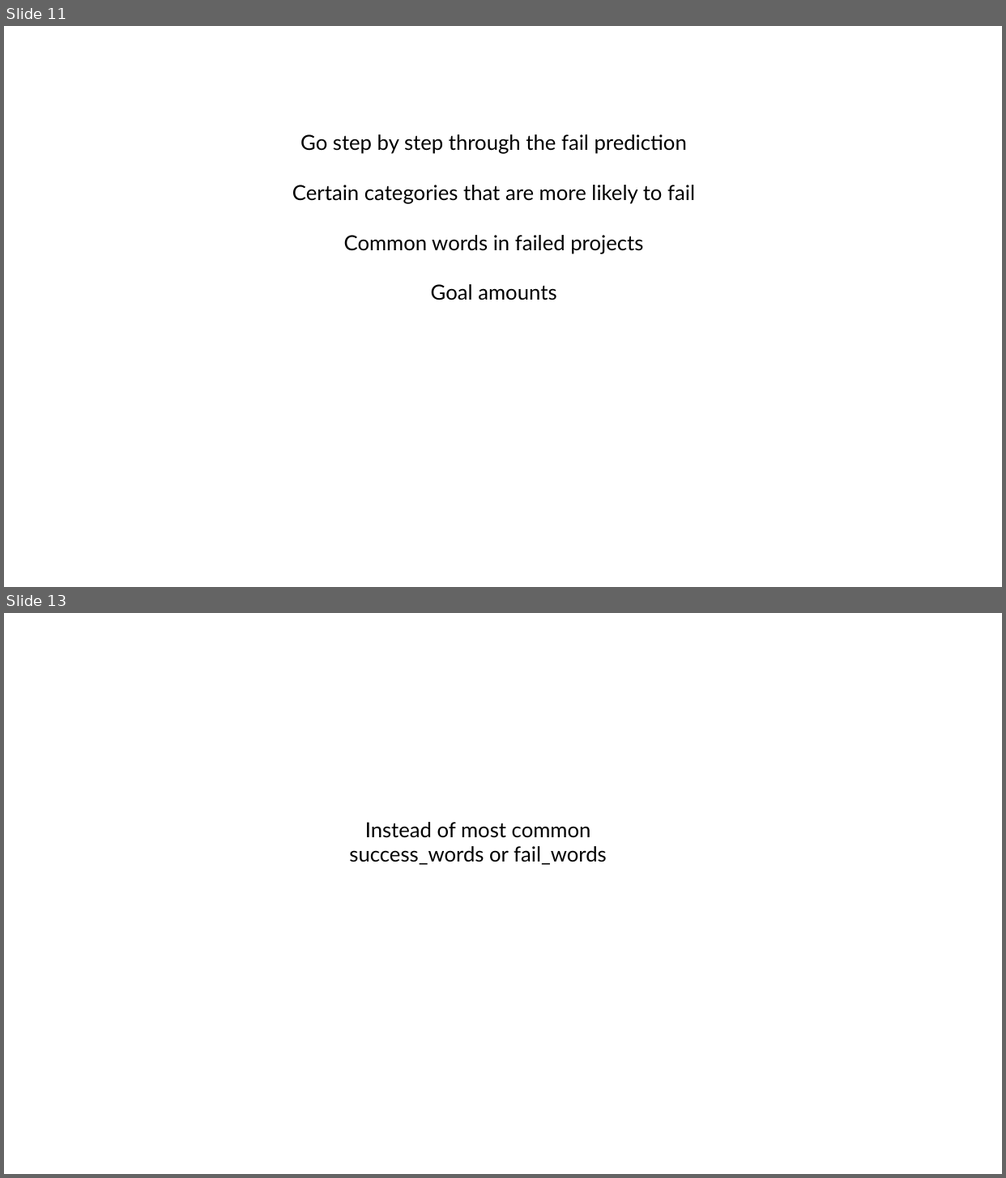
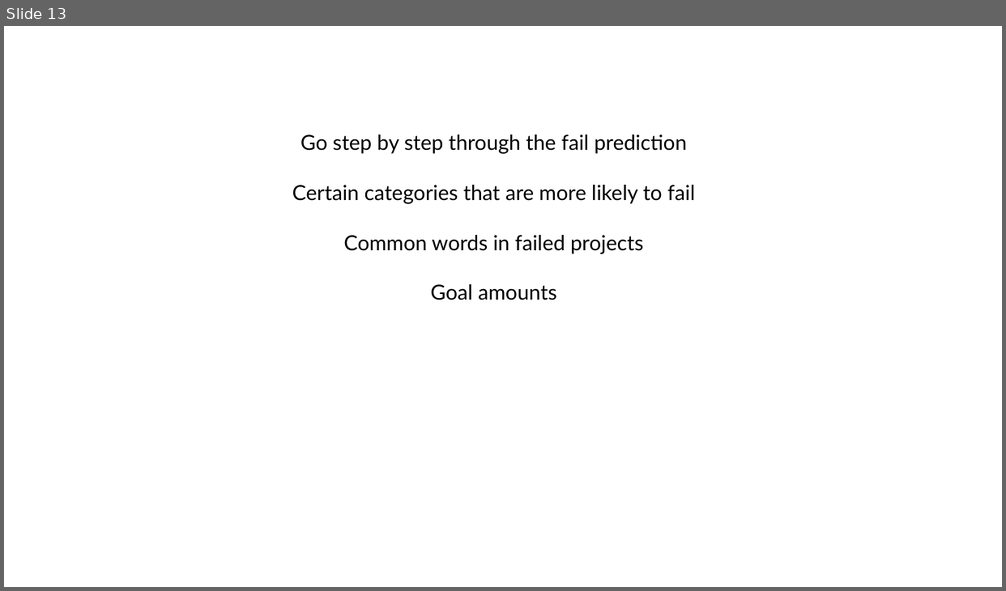
Before and after one commit to nicolerichter1989/kickstarter, a slide deck: kickstarter_presentation.pptx. Shown one above the other, each under a label of ours: slides 11 and 13 before the commit, slide 13 after it; the slides between them are not shown. The pictures are 1006x1178 and 1006x591 pixels, drawn with LibreOffice and Linux fonts; fonts in the diff are those of the drawing. Boxes give left, top, right and bottom in pixels: in the first picture for what was removed or moved away, otherwise in the second. Text is boxed around its words. In the diff, an @@ line names an element or a change of style, - is before the commit and + after.

```diff
--- a/kickstarter_presentation.pptx
+++ b/kickstarter_presentation.pptx
@@ slide 13 removed at (x1=4, y1=613, x2=1002, y2=1174), background #FFFFFF @@
@@ text removed at (x1=349, y1=822, x2=607, y2=865) @@
-Instead of most common success_words or fail_words
@@ what was slide 11 is now slide 13 @@
```
Also in this commit, not shown: 2 slides changed, 2 slides added, 1 other slide removed, 2 other files.
